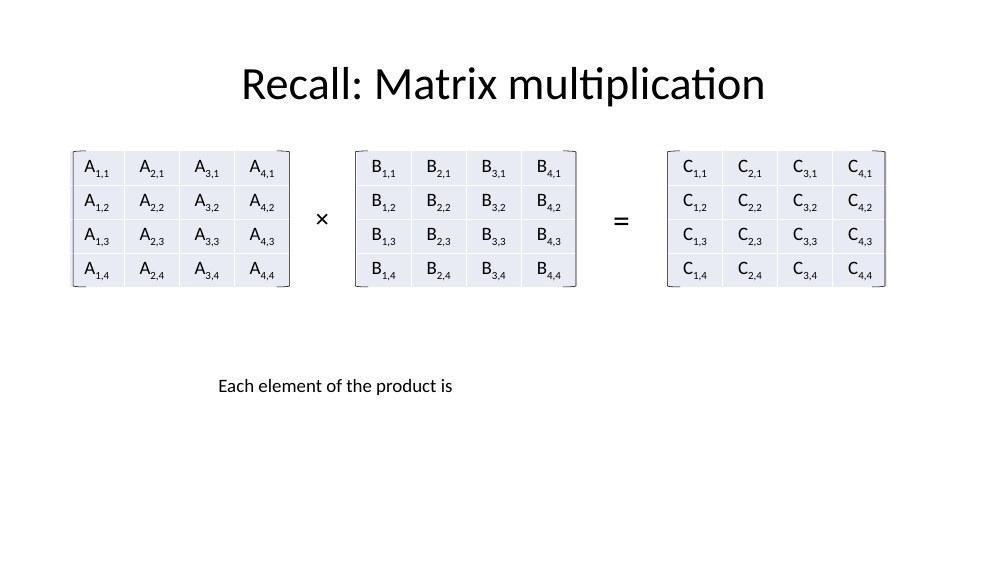
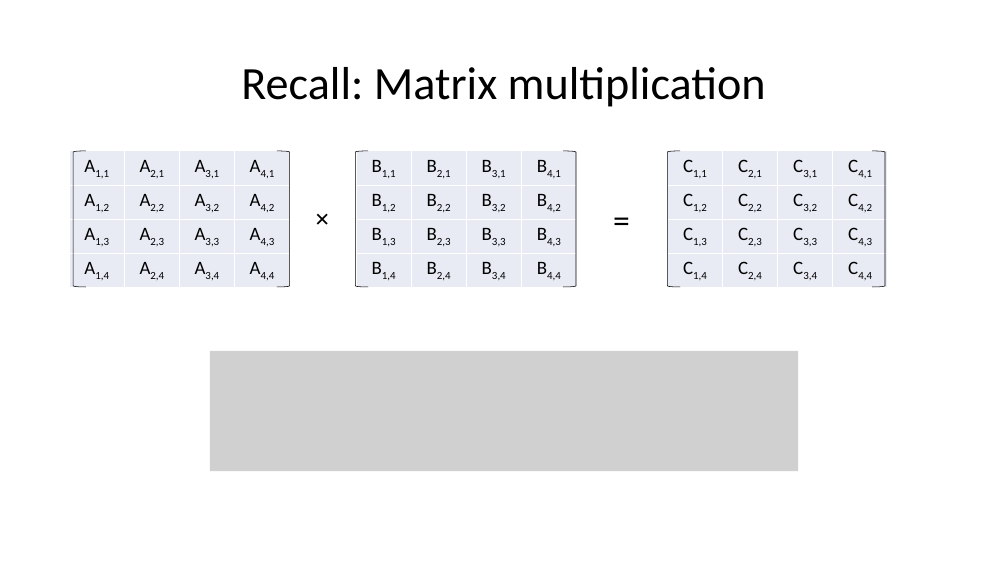
Before and after one commit to TeachingUndergradsCHC/modules, a slide deck: slide 2 of Architecture/gpu_memory_hierarchy/lecture_slides.pptx. Drawn at 1008x567 pixels with LibreOffice and Linux fonts; fonts in the diff are those of the drawing; grey boxes stand for pictures. Boxes give left, top, right and bottom in pixels: in the first picture for what was removed or moved away, otherwise in the second. Text is boxed around its words. In the diff, an @@ line names an element or a change of style, - is before the commit and + after.

Commit message:
fixed fragment on slide

```diff
--- a/Architecture/gpu_memory_hierarchy/lecture_slides.pptx
+++ b/Architecture/gpu_memory_hierarchy/lecture_slides.pptx
@@ picture added at box(210, 351, 799, 471) @@
@@ text removed at box(218, 379, 453, 395) @@
-Each element of the product is
```
Also in this commit, not shown: 1 other file.
